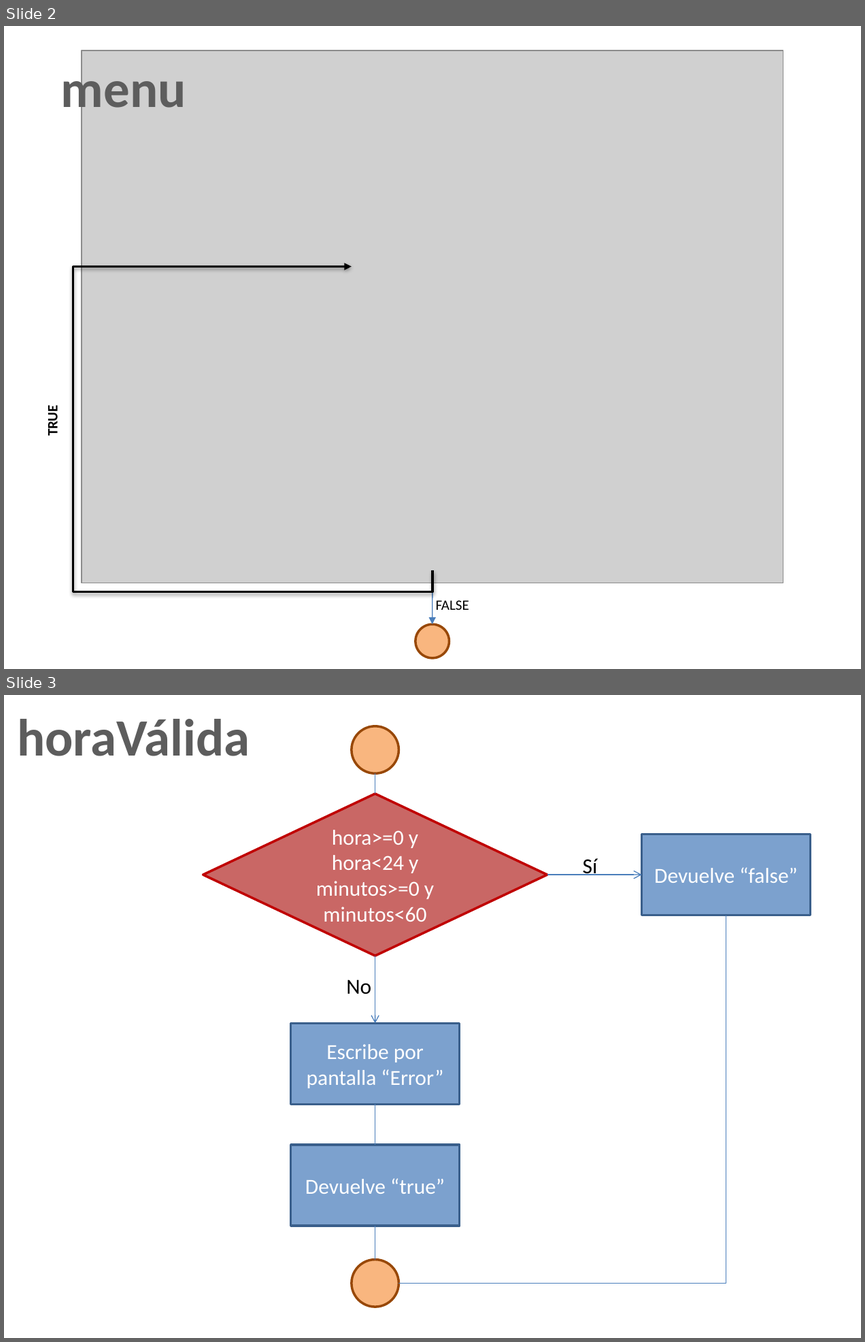
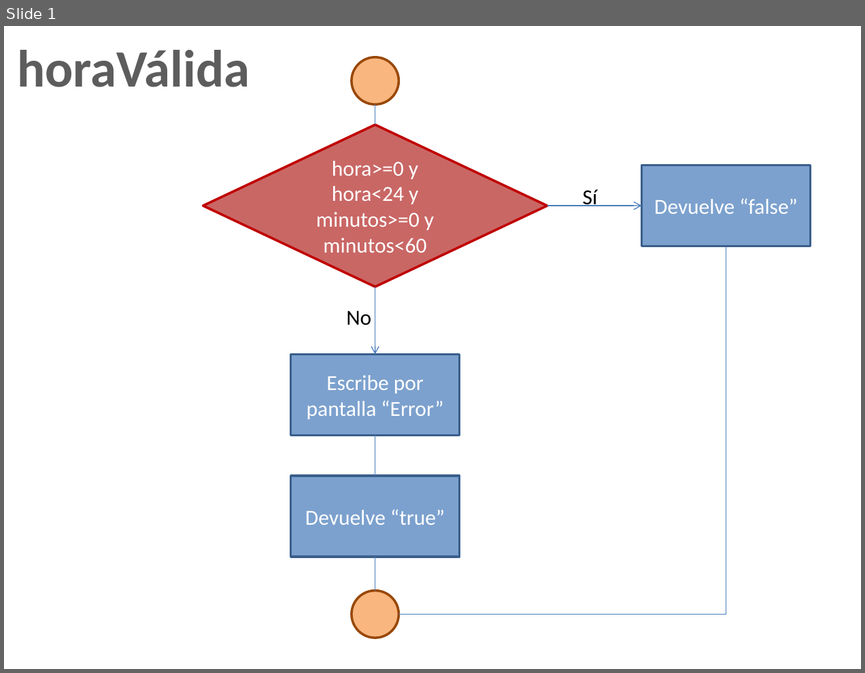
Before and after one commit to dj35/Proyecto-, a slide deck: Flujograma.pptx. Shown one above the other, each under a label of ours: slides 2 and 3 before the commit, slide 1 after it. The pictures are 865x1342 and 865x673 pixels, drawn with LibreOffice and Linux fonts; fonts in the diff are those of the drawing; grey boxes stand for pictures. Boxes give left, top, right and bottom in pixels: in the first picture for what was removed or moved away, otherwise in the second. Text is boxed around its words. In the diff, an @@ line names an element or a change of style, - is before the commit and + after.

```diff
--- a/Flujograma.pptx
+++ b/Flujograma.pptx
@@ slide 2 removed at [4, 26, 861, 669], background #FFFFFF @@
@@ text removed at [61, 63, 186, 119] @@
-menu
@@ picture removed at [82, 51, 784, 583] @@
@@ elbow arrow removed from (432, 570) to (352, 267) @@
@@ text removed at [44, 407, 62, 435] @@
-TRUE
@@ arrow removed from (432, 570) to (432, 624) @@
@@ text removed at [436, 600, 469, 609] @@
-FALSE
@@ ellipse removed at [415, 624, 449, 658] @@
@@ what was slide 3 is now slide 1 @@
```
Also in this commit, not shown: 2 slides changed, 2 other slides removed.
